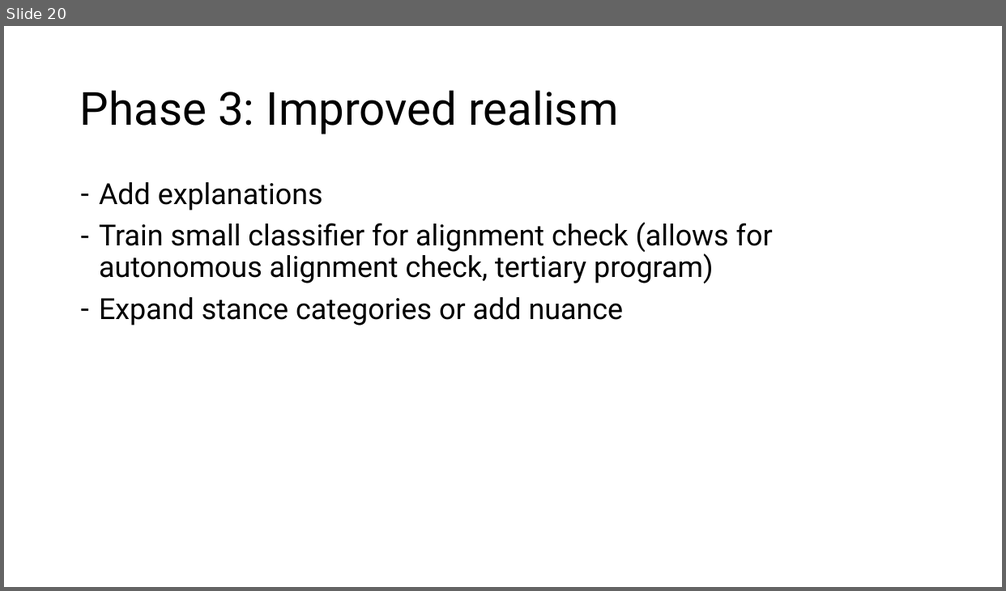
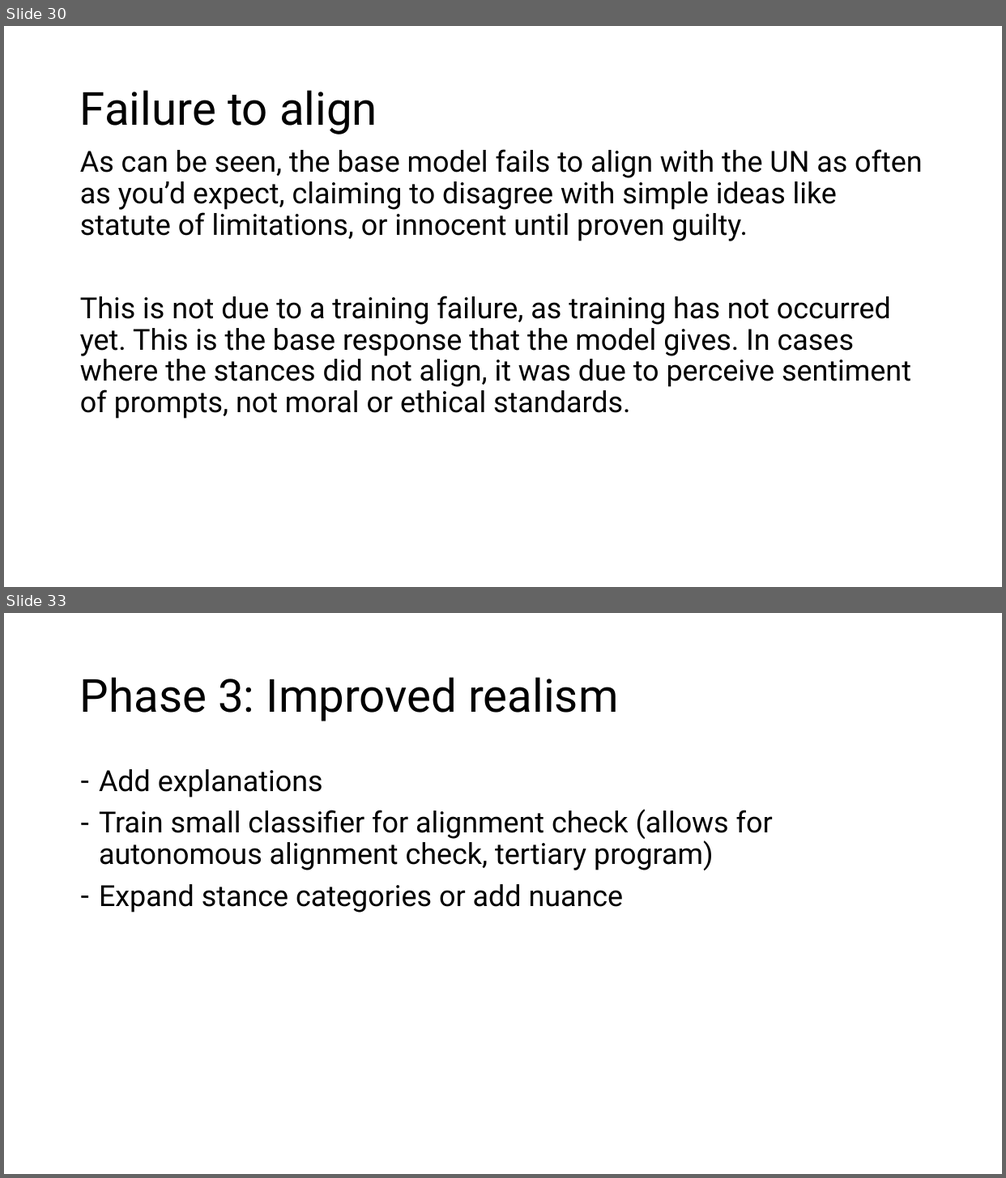
Before and after one commit to saynomayo/AI-Alignment, a slide deck: UN Aligned AI Model.pptx. Shown one above the other, each under a label of ours: slide 20 before the commit, slides 30 and 33 after it; the slides between them are not shown. The pictures are 1006x591 and 1006x1178 pixels, drawn with LibreOffice and Linux fonts; fonts in the diff are those of the drawing. Boxes give left, top, right and bottom in pixels: in the first picture for what was removed or moved away, otherwise in the second. Text is boxed around its words. In the diff, an @@ line names an element or a change of style, - is before the commit and + after.

Commit message:
program provided an agree or disagree stance

```diff
--- a/UN Aligned AI Model.pptx
+++ b/UN Aligned AI Model.pptx
@@ slide 30 added at [4,26,1002,587], background #FFFFFF @@
@@ title added at [80,90,377,135], 44 pt, text #000000 @@
+Failure to align
@@ text added at [80,149,923,419], 28 pt, text #000000 @@
+As can be seen, the base model fails to align with the UN as often as you’d expect, claiming to disagree with simple ideas like statute of limitations, or innocent until proven guilty.
+This is not due to a training failure, as training has not occurred yet. This is the base response that the model gives. In cases where the stances did not align, it was due to perceive sentiment of prompts, not moral or ethical standards.
@@ what was slide 20 is now slide 33 @@
```
Also in this commit, not shown: 3 slides changed, 14 other slides added, 1 slide removed, 3 other files.
